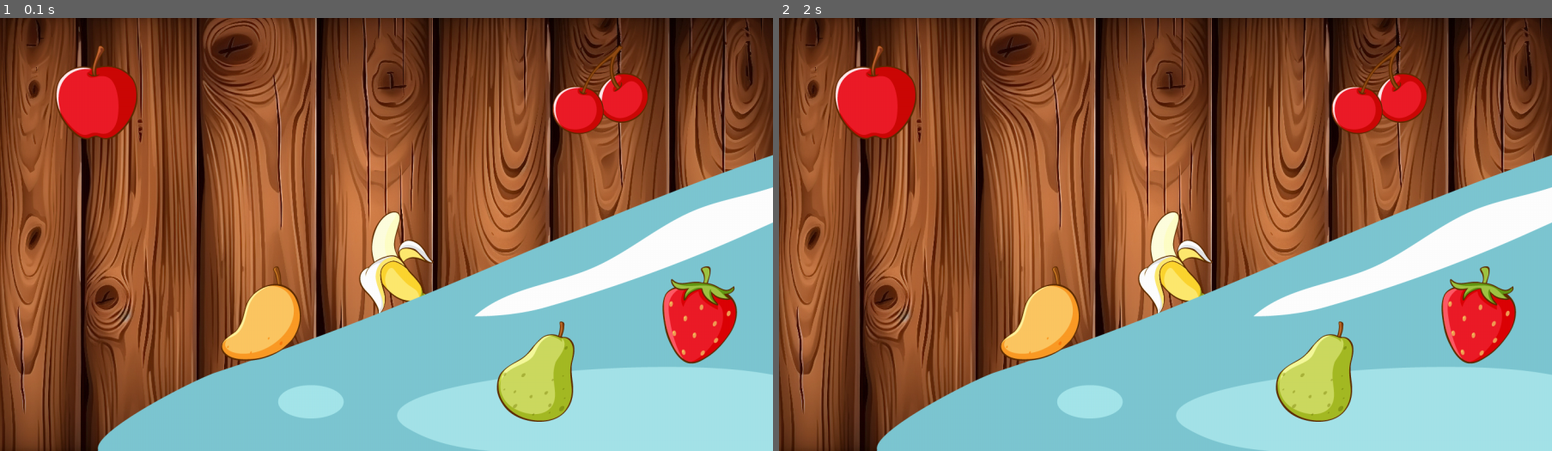
Above: before the commit, frames 1-2 (left to right).
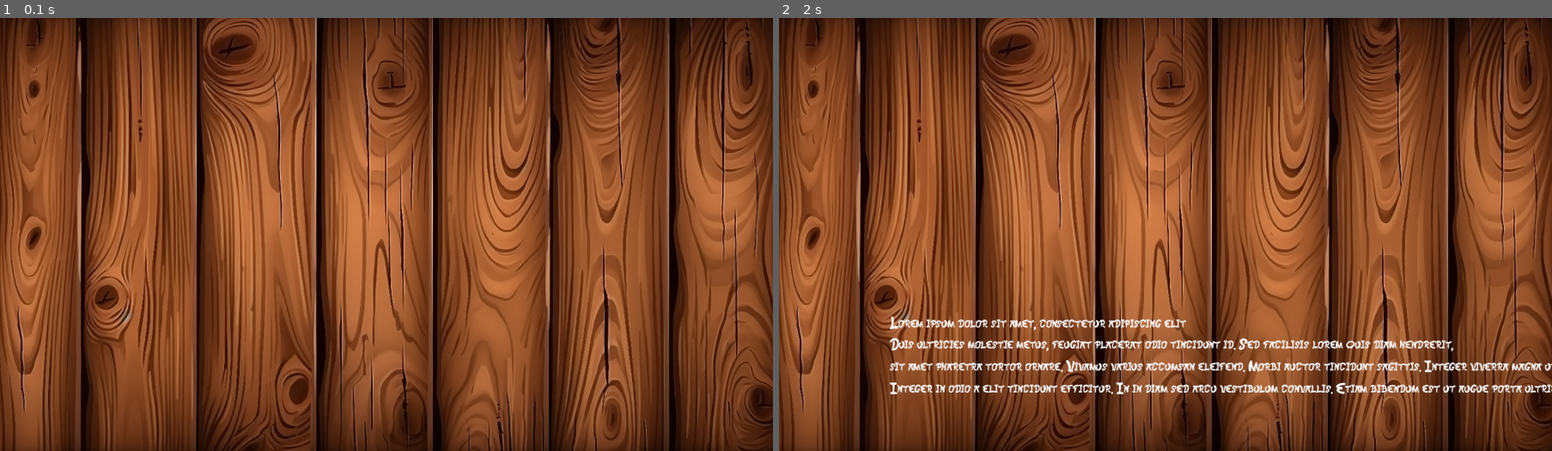
Above: after the commit, the same moments.

Repository: lorenzo-ottaviani/typing-game
Game: pygame game, started from main.py
The game is run twice, just before and just after one commit, with the same random seed, the same clock (stepped at 60 frames per second) and the same inputs.
Inputs:
- Up to frame 1 (0.1 s): no input
- Up to frame 2 (2 s): tap Enter at 0.33, 1.67 s

The runs differ from the first frame. In frame 1, 38% of the frame differs, in the area x 7-100%, y 6-100%; in frame 2, 38%.

Commit message:
feat: init menu

Diff:
--- /dev/null
+++ b/functions/draw_text.py
@@ -0,0 +1,6 @@
+from .init_pygame import *
+
+# draw text
+def draw_text(text, FONT, WHITE, x, y):
+    image = FONT.render(text, True, WHITE)
+    SCREEN.blit(image, (x, y))
--- a/functions/init_pygame.py
+++ b/functions/init_pygame.py
@@ -16,7 +16,7 @@
 BACKGROUND = pygame.transform.scale(BACKGROUND_IMAGE, SCREEN_SIZE)
 
 # Font choice
-FONT = pygame.font.Font('Tsuchigumo.otf', 50)
+FONT = pygame.font.Font('Tsuchigumo.otf', 25)
 
 # Colors
 WHITE = (255, 255, 255)
--- /dev/null
+++ b/functions/menu.py
@@ -0,0 +1,8 @@
+from .init_pygame import *
+from .draw_text import draw_text
+
+def menu():
+    draw_text("Lorem ipsum dolor sit amet, consectetur adipiscing elit", FONT, WHITE, 200, 540)
+    draw_text("Duis ultricies molestie metus, feugiat placerat odio tincidunt id. Sed facilisis lorem quis diam hendrerit,", FONT, WHITE, 200, 580)
+    draw_text("sit amet pharetra tortor ornare. Vivamus varius accumsan eleifend. Morbi auctor tincidunt sagittis. Integer viverra magna ut efficitur auctor. Maecenas vitae lorem nisi.", FONT, WHITE, 200, 620)
+    draw_text("Integer in odio a elit tincidunt efficitur. In in diam sed arcu vestibulum convallis. \nEtiam bibendum est ut augue porta ultrices. Donec sit amet augue ut velit rhoncus cursus id eget metus.", FONT, WHITE, 200, 660)
--- a/main.py
+++ b/main.py
@@ -6,26 +6,37 @@
 Inputs :
 Output :
 """
+# Init pygame
 from functions.init_pygame import *
+
+# import functions
+from functions.menu import menu
 
 
 def main():
     """"""
 running = True
+show_menu = False
 
 while running:
 
+    # Show background
     SCREEN.blit(BACKGROUND, (0, 0))
-    SCREEN.blit(APPLE, (100, 50))
-    SCREEN.blit(BANANA, (650, 350))
+    show_menu = True
+    # SCREEN.blit(APPLE, (100, 50))
+    # SCREEN.blit(BANANA, (650, 350))
     # SCREEN.blit(BOMB, (250, 500))
-    SCREEN.blit(CHERRY, (1000, 50))
-    SCREEN.blit(ICE_CUBE, (150, 150))
-    SCREEN.blit(MANGO, (400, 450))
-    SCREEN.blit(PEAR, (900, 550))
-    SCREEN.blit(STRAWBERRY, (1200, 450))
+    # SCREEN.blit(CHERRY, (1000, 50))
+    # SCREEN.blit(ICE_CUBE, (150, 150))
+    # SCREEN.blit(MANGO, (400, 450))
+    # SCREEN.blit(PEAR, (900, 550))
+    # SCREEN.blit(STRAWBERRY, (1200, 450))
 
     for event in pygame.event.get():
+        if show_menu == True:
+            menu()
+        else:
+            show_menu = False
 
         if event.type == pygame.QUIT:
             running = False
